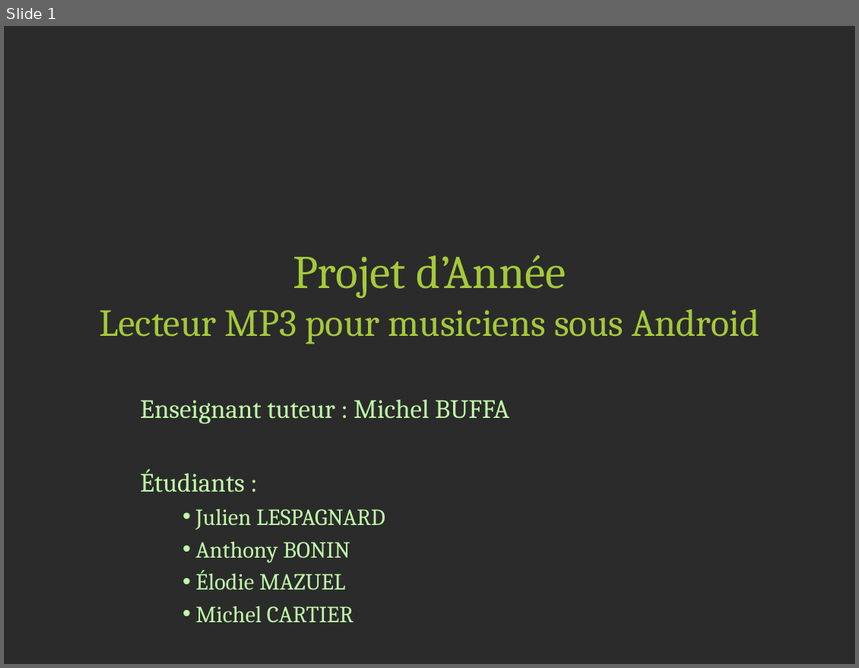
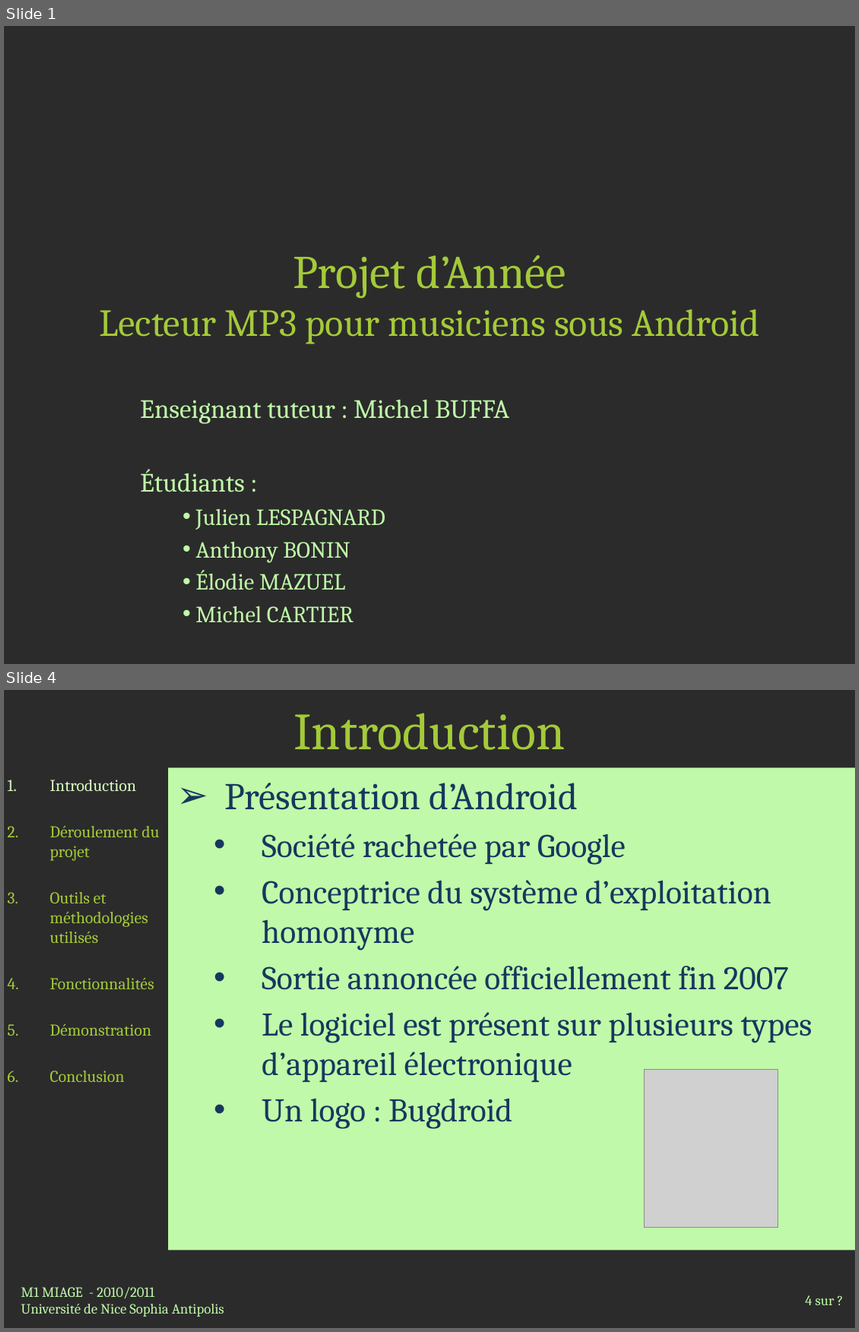
Before and after one commit to jlespagnard/android-advanced-player, a slide deck: AAP/docs/Presentation.pptx. Shown one above the other, each under a label of ours: slide 1 before the commit, slides 1 and 4 after it; the slides between them are not shown. The pictures are 859x668 and 859x1332 pixels, drawn with LibreOffice and Linux fonts; fonts in the diff are those of the drawing; grey boxes stand for pictures; background and template pictures are left out; a plain dark background stands for a picture behind light text. Boxes give left, top, right and bottom in pixels: in the first picture for what was removed or moved away, otherwise in the second. Text is boxed around its words. In the diff, an @@ line names an element or a change of style, - is before the commit and + after.

```diff
--- a/AAP/docs/Presentation.pptx
+++ b/AAP/docs/Presentation.pptx
@@ slide 4 added at <box>4,690,855,1328</box>, background picture (left out) @@
@@ title added at <box>294,713,565,750</box>, 44 pt, text #A4CA39 @@
+Introduction
@@ text added at <box>50,780,159,1082</box>, 14 pt, text #A4CA39 @@
+1. Introduction
+2. Déroulement du projet
+3. Outils et méthodologies utilisés
+4. Fonctionnalités
+5. Démonstration
+6. Conclusion
@@ text added at <box>168,768,855,1251</box>, fill #C0F9A9, 28 pt, text #17375E @@
+➢ Présentation d’Android
+  • Société rachetée par Google
+  • Conceptrice du système d’exploitation homonyme
+  • Sortie annoncée officiellement fin 2007
+  • Le logiciel est présent sur plusieurs types d’appareil électronique
+  • Un logo : Bugdroid
@@ picture added at <box>644,1070,778,1228</box> @@
@@ text added at <box>21,1287,224,1317</box>, 12 pt, text #C0F9A9 @@
+M1 MIAGE - 2010/2011
+Université de Nice Sophia Antipolis
@@ page number added at <box>805,1296,835,1306</box>, 12 pt, text #C0F9A9 @@
+4 sur ?
```
Also in this commit, not shown: 7 slides changed, 7 other slides added, 4 other files.
